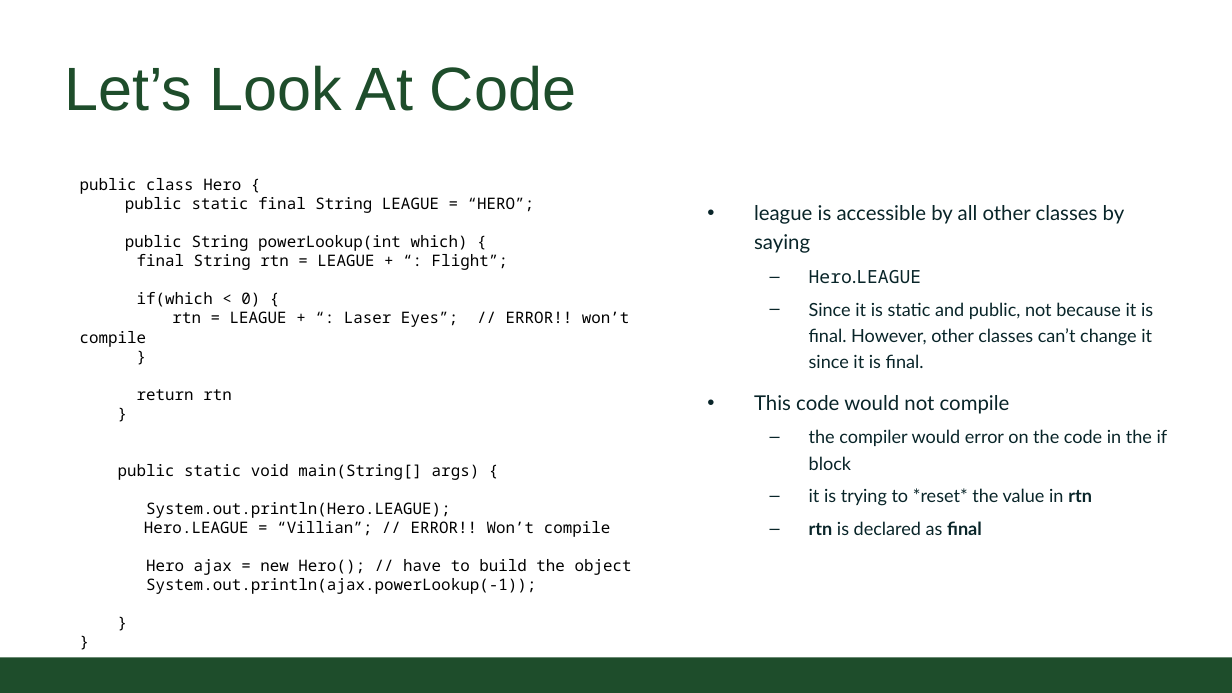
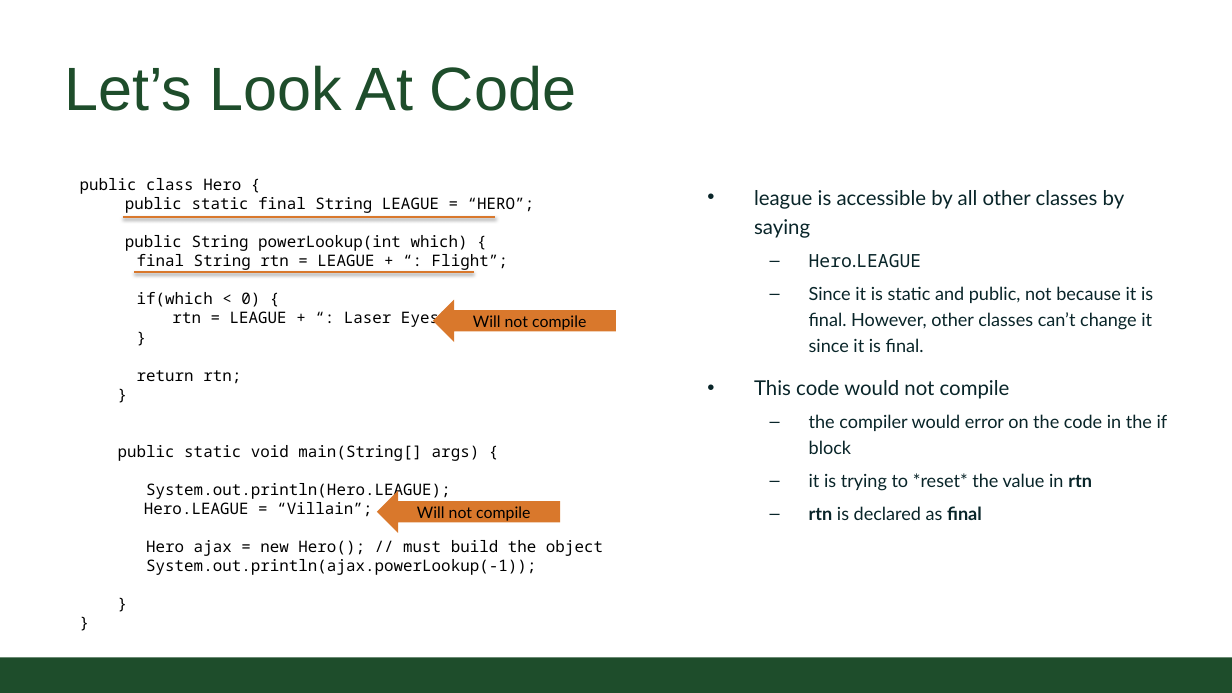
Before and after one commit to coloradostateuniversity/CSUCS1ClassExamples, a slide deck: slide 4 of slides/Online/2020/07a - finalVariables.pptx. Drawn at 1232x693 pixels with LibreOffice and Linux fonts; fonts in the diff are those of the drawing; background and template pictures are left out. Boxes give left, top, right and bottom in pixels: in the first picture for what was removed or moved away, otherwise in the second. Text is boxed around its words. In the diff, an @@ line names an element or a change of style, - is before the commit and + after.

Commit message:
updated slides for 07a-c and added 01 as a pptx slide.

```diff
--- a/slides/Online/2020/07a - finalVariables.pptx
+++ b/slides/Online/2020/07a - finalVariables.pptx
@@ text "league is accessible by all ...": place and size @@
-text "league is accessible by all ..." at (754,205,1168,535)
+text "league is accessible by all ..." at (754,190,1168,520)
@@ line added from (123, 217) to (496, 217), #D9782C 2 pt @@
@@ line added from (135, 272) to (475, 272), #D9782C 2 pt @@
@@ left arrow added at (433,299,616,342), fill #D9782C, 14 pt, text #000000 @@
+Will not compile
@@ text at (172,309,458,329): text changed @@
-rtn = LEAGUE + “: Laser Eyes”; // ERROR!! won’t compile
+rtn = LEAGUE + “: Laser Eyes”;
@@ text at (137,370,241,384): text changed @@
-return rtn
+return rtn;
@@ text at (144,502,603,556): text changed @@
-Hero.LEAGUE = “Villian”; // ERROR!! Won’t compile
-Hero ajax = new Hero(); // have to build the object
+Hero.LEAGUE = “Villain”;
+Hero ajax = new Hero(); // must build the object
@@ left arrow added at (377,491,560,533), fill #D9782C, 14 pt, text #000000 @@
+Will not compile
```
Also in this commit, not shown: 2 other slides changed, 8 other files.
